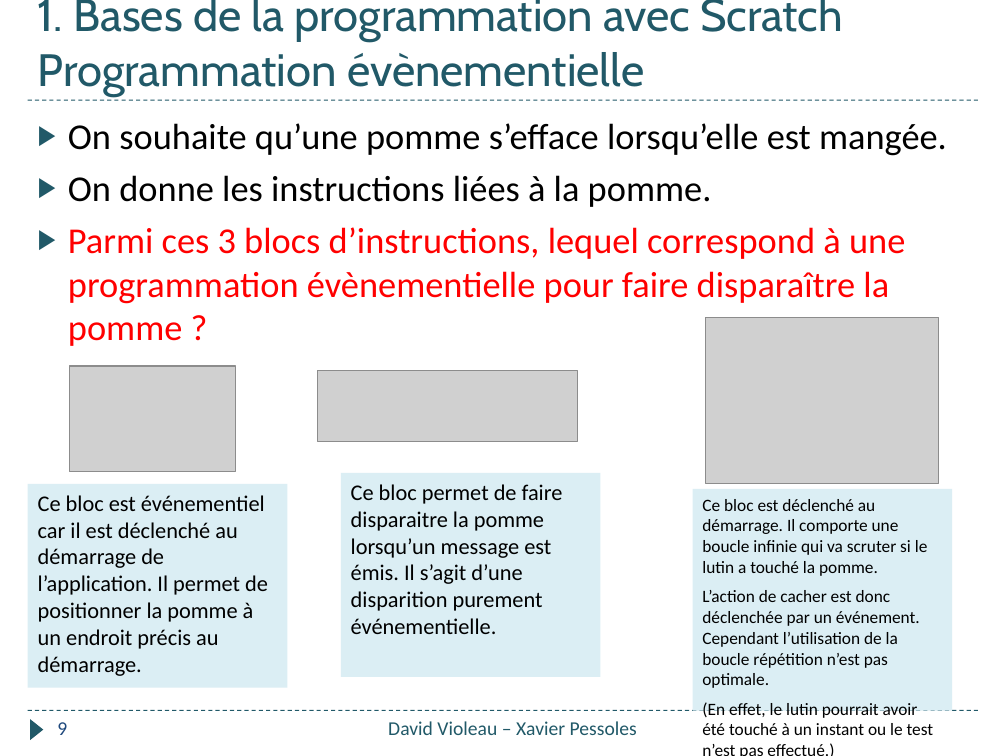
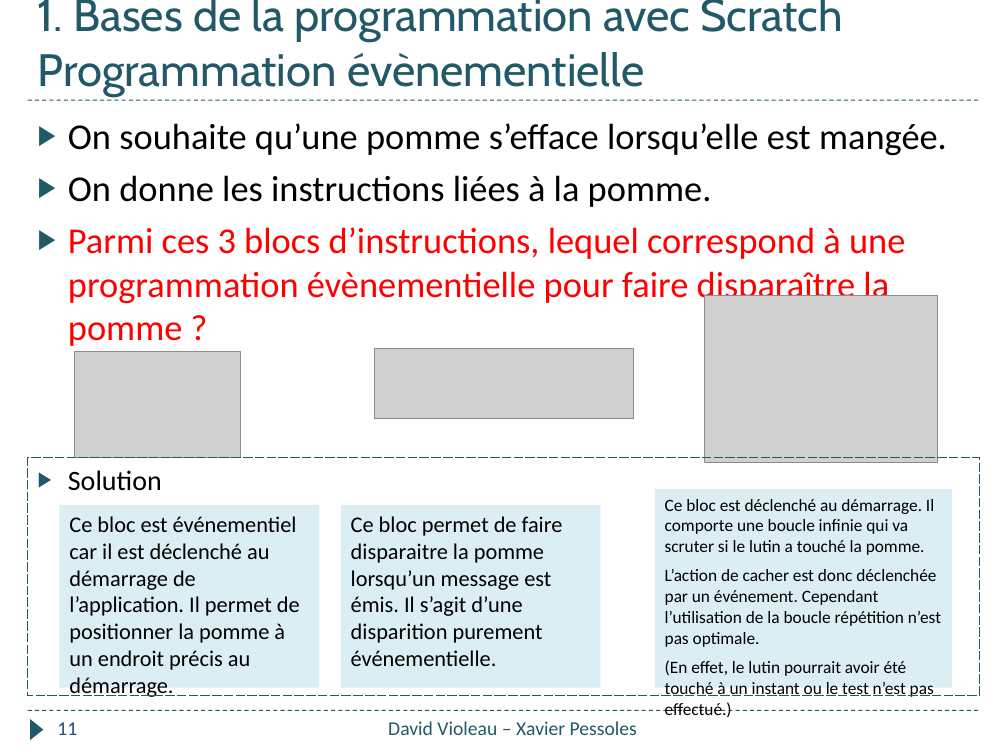
Before and after one commit to xpessoles/Informatique_College, a slide deck: slide 11 of Formation_2018/Quizz_Pomme/Quizz_Pomme.pptx (slide 9 before the commit). Drawn at 1008x756 pixels with LibreOffice and Linux fonts; fonts in the diff are those of the drawing; grey boxes stand for pictures. Boxes give left, top, right and bottom in pixels: in the first picture for what was removed or moved away, otherwise in the second. Text is boxed around its words. In the diff, an @@ line names an element or a change of style, - is before the commit and + after.

```diff
--- a/Formation_2018/Quizz_Pomme/Quizz_Pomme.pptx
+++ b/Formation_2018/Quizz_Pomme/Quizz_Pomme.pptx
@@ picture: place and size @@
-picture at (706, 318, 938, 484)
+picture at (705, 295, 937, 462)
@@ picture: place and size @@
-picture at (70, 366, 235, 472)
+picture at (75, 352, 240, 458)
@@ picture: place and size @@
-picture at (318, 370, 578, 440)
+picture at (374, 348, 634, 418)
@@ rectangle added at (28, 458, 980, 696), outline #215968 0.75 pt dashed, 20 pt, text #000000 @@
+▶ Solution
@@ rectangle "Ce bloc est événementiel car ...": place and size @@
-rectangle "Ce bloc est événementiel car ..." at (28, 484, 288, 687)
+rectangle "Ce bloc est événementiel car ..." at (59, 505, 320, 687)
@@ rectangle "Ce bloc permet de faire ...": place and size @@
-rectangle "Ce bloc permet de faire ..." at (341, 473, 601, 676)
+rectangle "Ce bloc permet de faire ..." at (341, 505, 601, 687)
@@ rectangle "Ce bloc est déclenché au ...": place and size @@
-rectangle "Ce bloc est déclenché au ..." at (692, 489, 953, 711)
+rectangle "Ce bloc est déclenché au ..." at (655, 489, 953, 687)
@@ page number at (57, 722, 77, 735): text changed @@
-9
+11
```
Also in this commit, not shown: 6 other slides changed, 2 slides added, 8 slides removed.
